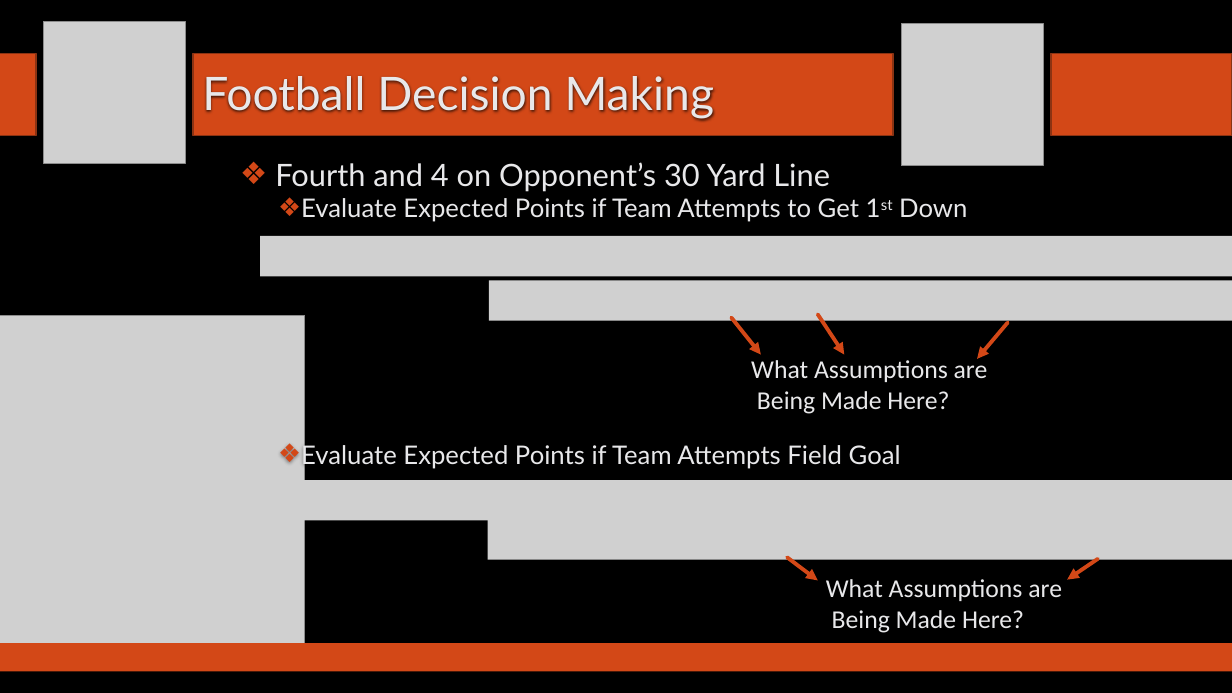
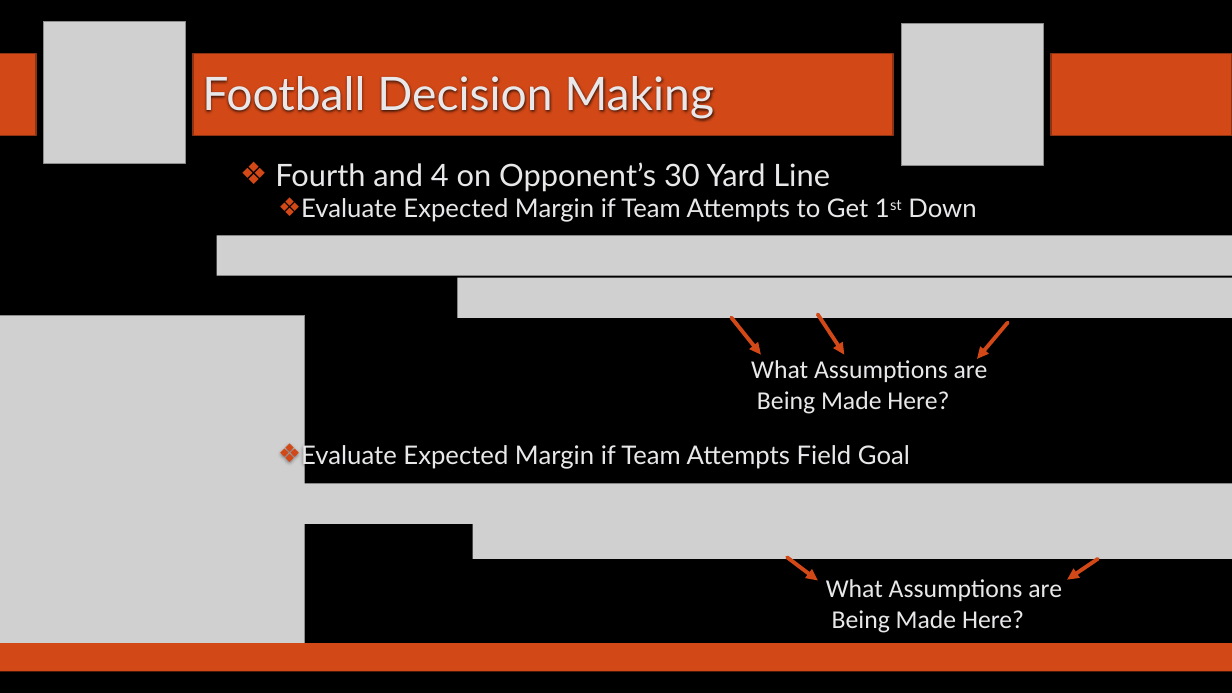
Before and after one commit to SuperMarioGiacomazzo/STOR538_WEBSITE, a slide deck: slide 4 of Slides/Football 4/Footballl_4_Lecture.pptx. Drawn at 1232x693 pixels with LibreOffice and Linux fonts; fonts in the diff are those of the drawing; grey boxes stand for pictures; background and template pictures are left out. Boxes give left, top, right and bottom in pixels: in the first picture for what was removed or moved away, otherwise in the second. Text is boxed around its words. In the diff, an @@ line names an element or a change of style, - is before the commit and + after.

```diff
--- a/Slides/Football 4/Footballl_4_Lecture.pptx
+++ b/Slides/Football 4/Footballl_4_Lecture.pptx
@@ text at box(301, 198, 976, 469): text changed @@
-  ❖ Evaluate Expected Points if Team Attempts to Get 1st Down
-  ❖ Evaluate Expected Points if Team Attempts Field Goal
+  ❖ Evaluate Expected Margin if Team Attempts to Get 1st Down
+  ❖ Evaluate Expected Margin if Team Attempts Field Goal
@@ picture: place and size @@
-picture at box(261, 236, 1232, 276)
+picture at box(216, 236, 1232, 276)
@@ picture: place and size @@
-picture at box(489, 280, 1232, 321)
+picture at box(457, 277, 1232, 318)
@@ picture: place and size @@
-picture at box(243, 481, 1232, 521)
+picture at box(215, 483, 1232, 524)
@@ picture: place and size @@
-picture at box(488, 519, 1232, 560)
+picture at box(473, 518, 1232, 559)
```
Also in this commit, not shown: 3 other slides changed, 3 other files.
